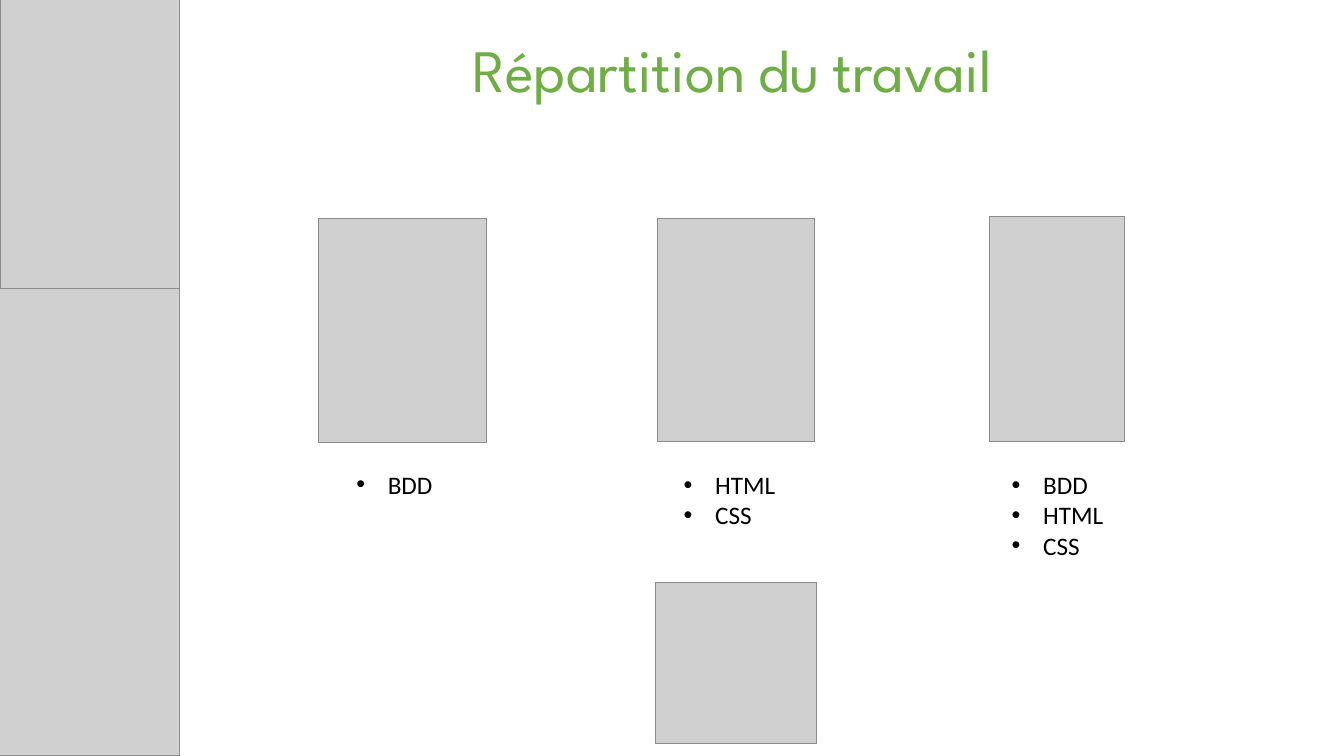
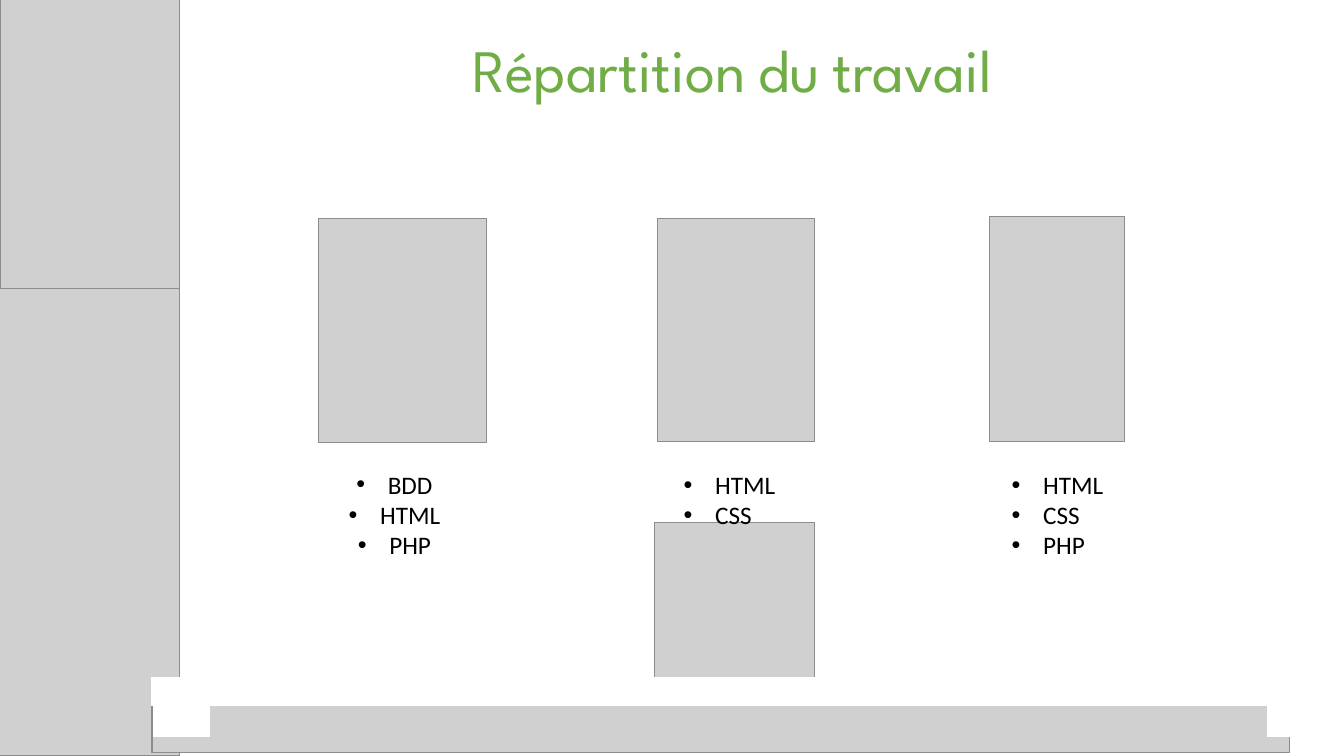
Before and after one commit to eehP/WeebProject, a slide deck: slide 6 of Présentation.pptx (slide 4 before the commit). Drawn at 1344x756 pixels with LibreOffice and Linux fonts; fonts in the diff are those of the drawing; grey boxes stand for pictures. Boxes give left, top, right and bottom in pixels: in the first picture for what was removed or moved away, otherwise in the second. Text is boxed around its words. In the diff, an @@ line names an element or a change of style, - is before the commit and + after.

```diff
--- a/Présentation.pptx
+++ b/Présentation.pptx
@@ text at box(1043, 477, 1088, 494): paragraph removed @@
-• BDD
@@ text at box(380, 507, 440, 554): paragraphs added @@
+• HTML
+• PHP
@@ picture: place and size @@
-picture at box(656, 583, 817, 743)
+picture at box(654, 522, 815, 683)
@@ text at box(1043, 537, 1085, 554): paragraph added @@
+• PHP
@@ picture added at box(152, 685, 1290, 753) @@
@@ rectangle added at box(152, 679, 1280, 707), fill #FFFFFF, outline #FFFFFF 1 pt @@
@@ rectangle added at box(154, 682, 209, 737), fill #FFFFFF, outline #FFFFFF 1 pt @@
@@ rectangle added at box(1267, 682, 1322, 737), fill #FFFFFF, outline #FFFFFF 1 pt @@
```
Also in this commit, not shown: 4 other slides changed, 2 slides added, 1 slide removed, 4 other files.
